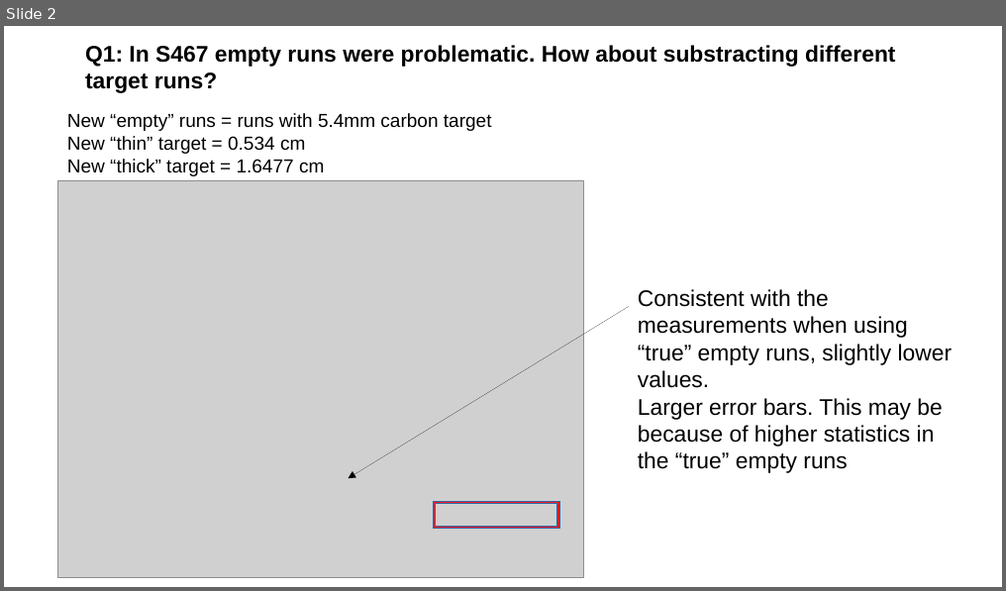
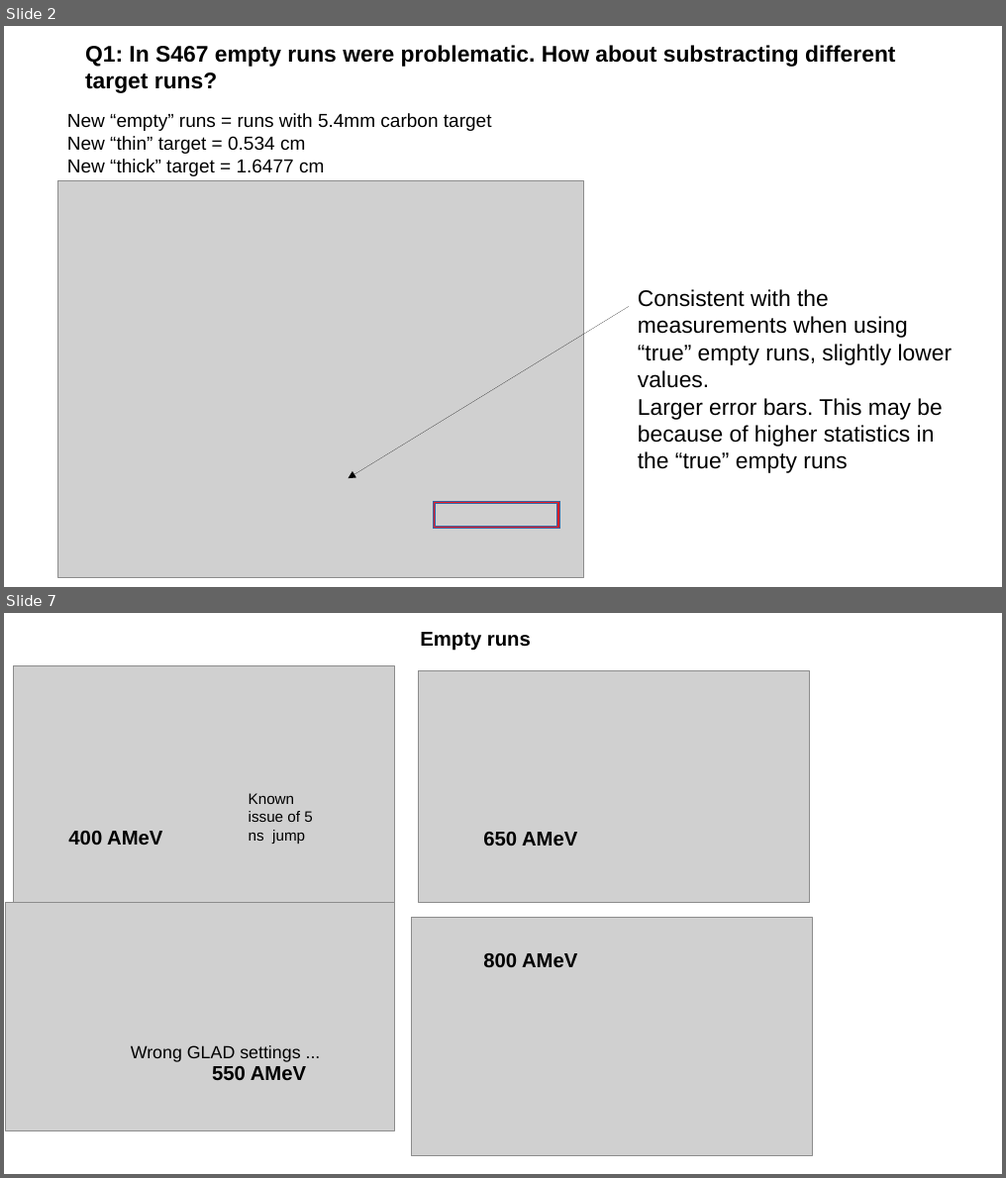
Before and after one commit to jenegger/r3bweek24_gsi, a slide deck: analysis_s444_comments_from_r3bweek.odp. Shown one above the other, each under a label of ours: slide 2 before the commit, slides 2 and 7 after it; the slides between them are not shown. The pictures are 1006x591 and 1006x1178 pixels, drawn with LibreOffice and Linux fonts; fonts in the diff are those of the drawing; grey boxes stand for pictures. Boxes give left, top, right and bottom in pixels: in the first picture for what was removed or moved away, otherwise in the second. Text is boxed around its words. In the diff, an @@ line names an element or a change of style, - is before the commit and + after.

```diff
--- a/analysis_s444_comments_from_r3bweek.odp
+++ b/analysis_s444_comments_from_r3bweek.odp
@@ slide 7 added at <box>4,613,1002,1174</box>, background #FFFFFF @@
@@ text added at <box>420,632,531,651</box>, 16 pt, text #000000, bold @@
+Empty runs
@@ picture added at <box>13,665,395,903</box> @@
@@ picture added at <box>419,671,810,903</box> @@
@@ text added at <box>249,793,312,844</box>, 12 pt, text #000000 @@
+Known issue of 5 ns jump
@@ text added at <box>68,831,162,845</box>, 16 pt, text #000000, bold @@
+400 AMeV
@@ text added at <box>483,832,577,846</box>, 16 pt, text #000000, bold @@
+650 AMeV
@@ picture added at <box>5,903,394,1131</box> @@
@@ picture added at <box>412,917,813,1157</box> @@
@@ text added at <box>483,954,577,967</box>, 16 pt, text #000000, bold @@
+800 AMeV
@@ text added at <box>131,1046,300,1062</box>, 14 pt, text #000000 @@
+Wrong GLAD settings ...
@@ text added at <box>212,1066,306,1080</box>, 16 pt, text #000000, bold @@
+550 AMeV
```
Also in this commit, not shown: 1 slide changed, 5 other slides added, 39 other files.
